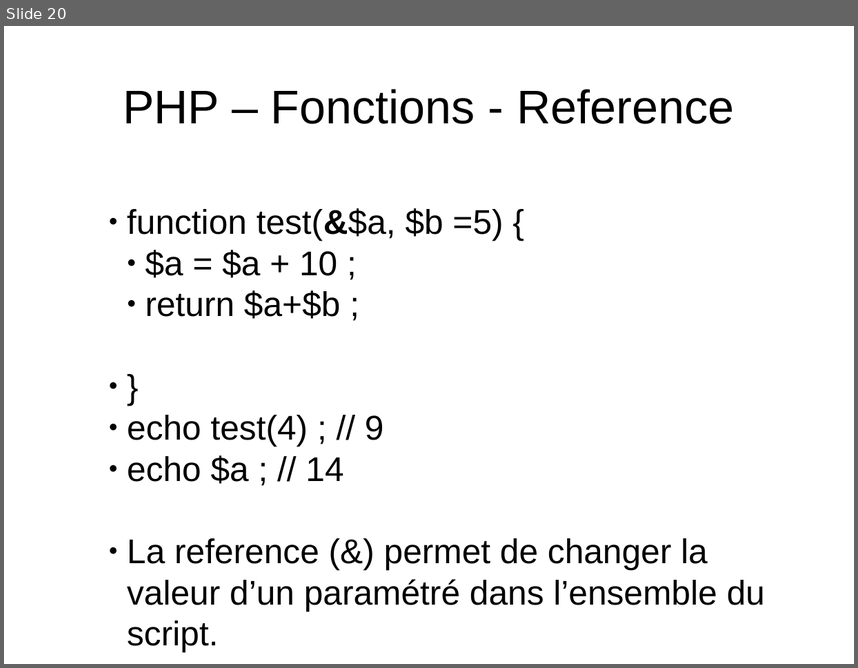
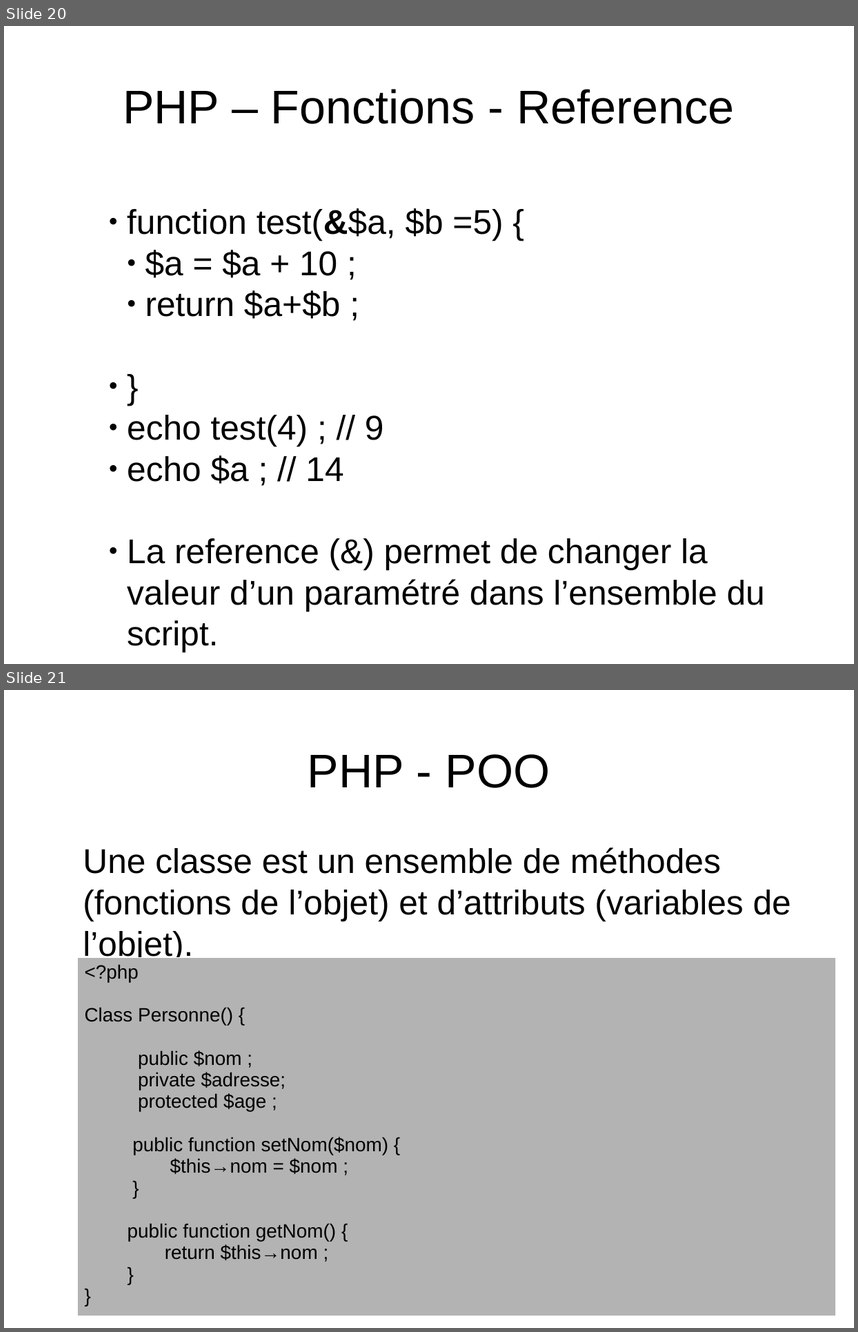
Before and after one commit to NicoM88/formation, a slide deck: PHP/formation.odp. Shown one above the other, each under a label of ours: slide 20 before the commit, slides 20 and 21 after it. The pictures are 858x668 and 858x1332 pixels, drawn with LibreOffice and Linux fonts; fonts in the diff are those of the drawing. Boxes give left, top, right and bottom in pixels: in the first picture for what was removed or moved away, otherwise in the second. Text is boxed around its words. In the diff, an @@ line names an element or a change of style, - is before the commit and + after.

```diff
--- a/PHP/formation.odp
+++ b/PHP/formation.odp
@@ slide 21 added at [4, 690, 854, 1328], background #FFFFFF @@
@@ title added at [308, 754, 550, 788], 44 pt, text #000000 @@
+PHP - POO
@@ text added at [83, 847, 791, 962], 32 pt, text #000000 @@
+Une classe est un ensemble de méthodes (fonctions de l’objet) et d’attributs (variables de l’objet).
@@ table added at [76, 957, 835, 1316], 1 rows, 1 columns @@
+<?php / Class Personne() { / public $nom ; / private $adresse; / protected $age ; / public function setNom($nom) { / $this→nom = $nom ; / } / public function getNom() { / return $this→nom ; / } / }
```
Also in this commit, not shown: 5 other slides added, 1 slide removed, 1 other file.
